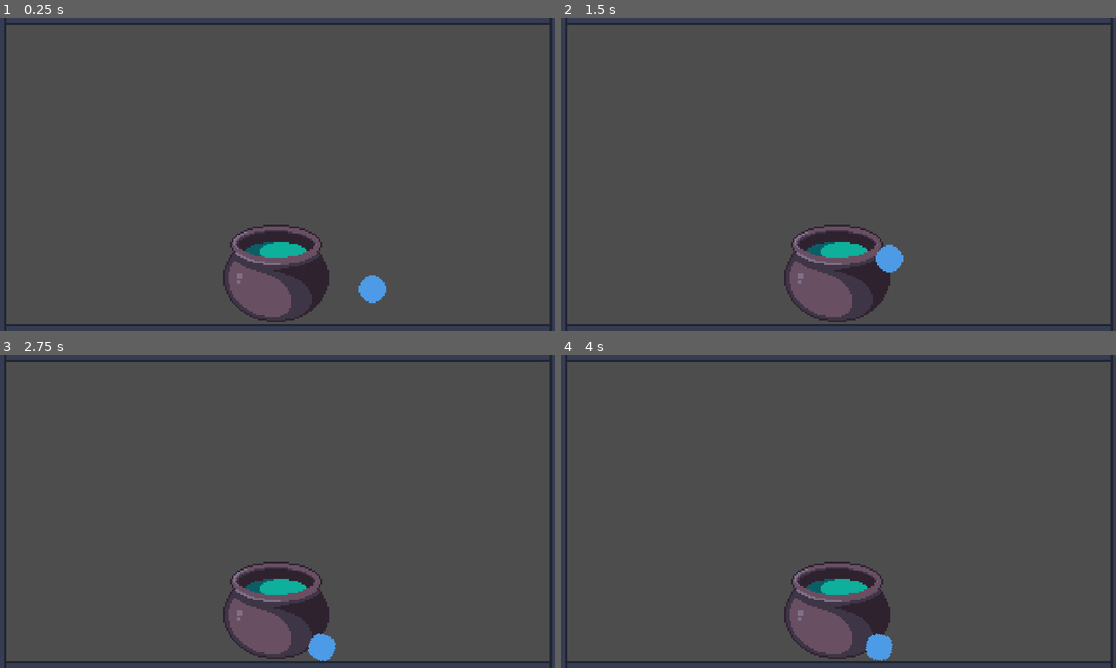
Above: before the commit, frames 1-4 (two rows, left to right).
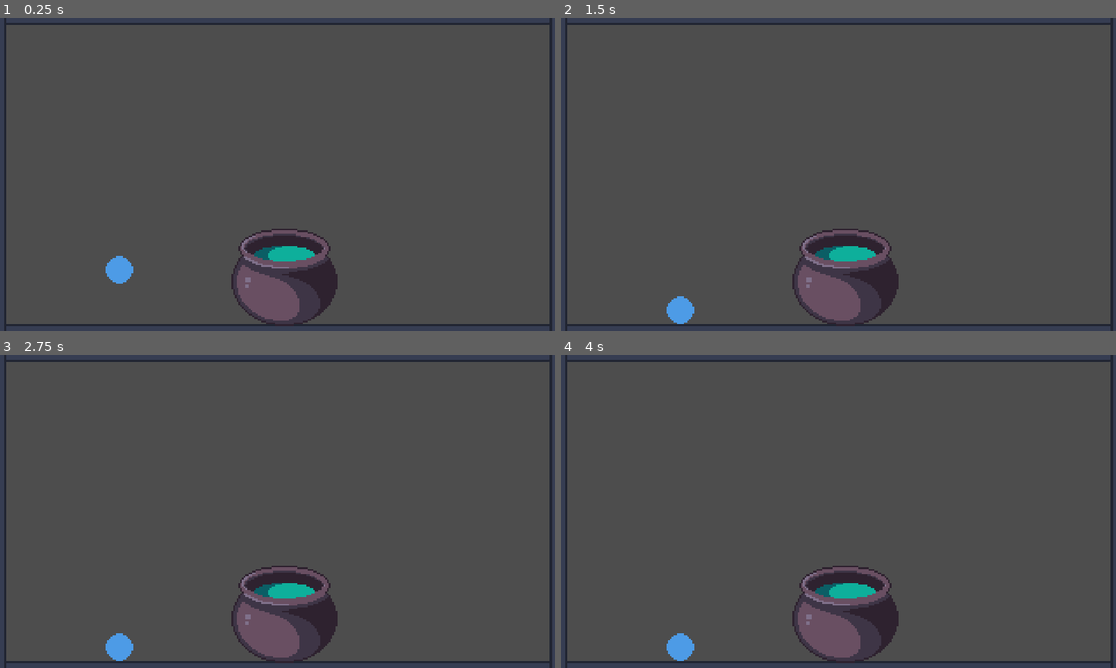
Above: after the commit, the same moments.

Repository: HuskyGameDev/2024s-team3
Game: Godot game, scene res://Levels/Main.tscn
The game is run twice, just before and just after one commit, with the same random seed, the same clock (stepped at 60 frames per second) and the same inputs. The engine's default icon, where the game draws it, is replaced by a stand-in: a white triangle on a blue panel in a dark square.
Inputs (mouse positions are in pixels of both pictures, inside the frame that each line leads up to):
- Up to frame 1 (0.25 s): no input
- Up to frame 2 (1.5 s): drag from (932, 309) to (894, 105) at 0.52 s; drag from (727, 190) to (810, 237) at 1.27 s
- Up to frame 3 (2.75 s): tap Enter at 2 s; move the mouse to (333, 442) at 2.02 s; click (333, 442) at 2.1 s
- Up to frame 4 (4 s): tap Space at 2.75 s; drag from (810, 574) to (672, 464) at 2.77 s; tap Enter at 3.5 s; move the mouse to (1005, 558) at 3.52 s; click (1005, 558) at 3.6 s

The runs differ from the first frame. In frame 1, 2.7% of the frame differs, in the area x 19-70%, y 66-98%; in frame 2, 2.5%; in frame 3, 2.6%; in frame 4, 2.6%.

Commit message:
put ingredients into cauldron

Diff:
--- a/Levels/Main.tscn
+++ b/Levels/Main.tscn
@@ -1,8 +1,8 @@
 [gd_scene load_steps=6 format=3 uid="uid://pvvnkdn6u7y5"]
 
 [ext_resource type="Texture2D" uid="uid://c1na8wlk3ld7h" path="res://Assets/Sprites/icon.svg" id="3_hxi6g"]
-[ext_resource type="Texture2D" uid="uid://1cavnjgart7f" path="res://Assets/Sprites/Cauldron Test 320x180.png" id="3_w1jpk"]
-[ext_resource type="PackedScene" uid="uid://dv8sysvwkgfoq" path="res://Objects/DraggableObject.tscn" id="4_rgbcw"]
+[ext_resource type="PackedScene" uid="uid://cjjarcohy2vqe" path="res://Objects/Stations/Cauldron.tscn" id="3_linin"]
+[ext_resource type="PackedScene" uid="uid://6acoxw3otoc3" path="res://Objects/Ingredients/IngredientBase.tscn" id="4_2mp38"]
 
 [sub_resource type="GDScript" id="GDScript_jaq21"]
 script/source = "extends Node2D
@@ -70,10 +70,10 @@
 position = Vector2(-115.5, -10.25)
 shape = SubResource("RectangleShape2D_1aqou")
 
-[node name="Sprite2D" type="Sprite2D" parent="."]
-position = Vector2(965, 857)
+[node name="Cauldron" parent="." instance=ExtResource("3_linin")]
+position = Vector2(994, 871)
 scale = Vector2(6, 6)
-texture = ExtResource("3_w1jpk")
 
-[node name="Draggable Object" parent="." instance=ExtResource("4_rgbcw")]
-position = Vector2(1289, 776)
+[node name="Ingredient" parent="." instance=ExtResource("4_2mp38")]
+position = Vector2(419, 711)
+id = 10
--- a/Objects/DraggableObject.tscn
+++ b/Objects/DraggableObject.tscn
@@ -8,17 +8,17 @@
 [sub_resource type="CircleShape2D" id="CircleShape2D_wjw1p"]
 radius = 8.0
 
-[node name="Draggable Object" type="RigidBody2D" groups=["pickable"]]
+[node name="DraggableObject" type="RigidBody2D" groups=["pickable"]]
 input_pickable = true
 physics_material_override = SubResource("PhysicsMaterial_xvb2h")
 gravity_scale = 5.513
 script = ExtResource("1_y7la7")
 
-[node name="Sprite2D" type="Sprite2D" parent="."]
+[node name="Sprite" type="Sprite2D" parent="."]
 scale = Vector2(6, 6)
 texture = ExtResource("2_pp4sf")
 
-[node name="CollisionShape2D" type="CollisionShape2D" parent="."]
+[node name="Collider" type="CollisionShape2D" parent="."]
 position = Vector2(0, 3)
 scale = Vector2(6, 6)
 shape = SubResource("CircleShape2D_wjw1p")
--- a/Objects/Ingredients/Ingredient1.tres
+++ /dev/null
@@ -1,10 +0,0 @@
-[gd_resource type="Resource" script_class="Ingredient" load_steps=2 format=3 uid="uid://rcbljv4jb11w"]
-
-[ext_resource type="Script" path="res://Objects/Ingredients/ingredient.gd" id="1_00v46"]
-
-[resource]
-script = ExtResource("1_00v46")
-name = "Ingredient1"
-recipe = Array[Resource]([])
-type = "Material"
-description = "The first ingredient"
--- a/Objects/Ingredients/Ingredient2.tres
+++ /dev/null
@@ -1,10 +0,0 @@
-[gd_resource type="Resource" script_class="Ingredient" load_steps=2 format=3 uid="uid://dswdwryf8mllw"]
-
-[ext_resource type="Script" path="res://Objects/Ingredients/ingredient.gd" id="1_2vm8g"]
-
-[resource]
-script = ExtResource("1_2vm8g")
-name = "Ingredient 2"
-recipe = Array[Resource]([])
-type = "Material"
-description = "The second ingredient"
--- /dev/null
+++ b/Objects/Ingredients/IngredientBase.tscn
@@ -0,0 +1,12 @@
+[gd_scene load_steps=3 format=3 uid="uid://6acoxw3otoc3"]
+
+[ext_resource type="PackedScene" uid="uid://dv8sysvwkgfoq" path="res://Objects/DraggableObject.tscn" id="1_ej0v7"]
+[ext_resource type="Script" path="res://Objects/Ingredients/ingredient_info.gd" id="3_nv0cd"]
+
+[node name="IngredientBase" type="Node2D"]
+script = ExtResource("3_nv0cd")
+
+[node name="DraggableObject" parent="." instance=ExtResource("1_ej0v7")]
+position = Vector2(-4, -1)
+
+[connection signal="ready" from="DraggableObject" to="." method="_on_draggable_object_ready"]
--- a/Objects/Ingredients/ingredient.gd
+++ /dev/null
@@ -1,12 +0,0 @@
-extends Resource
-class_name Ingredient
-
-@export var icon: Texture2D
-@export var name: String
-
-@export var recipe: Array[Ingredient]
-
-@export_enum("Potion","Material")
-var type = "Material"
-
-@export_multiline var description: String
--- /dev/null
+++ b/Objects/Ingredients/ingredient_info.gd
@@ -0,0 +1,9 @@
+extends Node
+
+@export var id: int
+@export var ingredientName: String
+@export var image: Texture2D
+@export_multiline var description: String
+
+func _on_draggable_object_ready():
+	$"DraggableObject".set_meta("ingredient", self)
--- a/Objects/Potions/Potion1.tres
+++ /dev/null
@@ -1,12 +0,0 @@
-[gd_resource type="Resource" script_class="Ingredient" load_steps=4 format=3 uid="uid://b7e2iw1ltetfw"]
-
-[ext_resource type="Resource" uid="uid://rcbljv4jb11w" path="res://Objects/Ingredients/Ingredient1.tres" id="1_hfm7b"]
-[ext_resource type="Resource" uid="uid://dswdwryf8mllw" path="res://Objects/Ingredients/Ingredient2.tres" id="2_ljybx"]
-[ext_resource type="Script" path="res://Objects/Ingredients/ingredient.gd" id="3_48stu"]
-
-[resource]
-script = ExtResource("3_48stu")
-name = "Potion 1"
-recipe = Array[Resource]([ExtResource("1_hfm7b"), ExtResource("2_ljybx")])
-type = "Potion"
-description = "The first potion"
--- /dev/null
+++ b/Objects/Stations/Cauldron.tscn
@@ -0,0 +1,22 @@
+[gd_scene load_steps=4 format=3 uid="uid://cjjarcohy2vqe"]
+
+[ext_resource type="Script" path="res://Objects/Stations/cauldron.gd" id="1_ygt0y"]
+[ext_resource type="Texture2D" uid="uid://1cavnjgart7f" path="res://Assets/Sprites/Cauldron Test 320x180.png" id="2_srlk7"]
+
+[sub_resource type="CircleShape2D" id="CircleShape2D_mt4na"]
+radius = 30.0
+
+[node name="Cauldron" type="Node2D"]
+script = ExtResource("1_ygt0y")
+
+[node name="Sprite2D" type="Sprite2D" parent="."]
+texture = ExtResource("2_srlk7")
+
+[node name="Area2D" type="Area2D" parent="."]
+
+[node name="CollisionShape2D" type="CollisionShape2D" parent="Area2D"]
+position = Vector2(-1, 3)
+rotation = -1.57079
+shape = SubResource("CircleShape2D_mt4na")
+
+[connection signal="body_entered" from="Area2D" to="." method="_on_body_enter_cauldron"]
--- /dev/null
+++ b/Objects/Stations/cauldron.gd
@@ -0,0 +1,14 @@
+extends Node2D
+
+var currentIngredients: Array[int] = []
+
+
+func _on_body_enter_cauldron(body):
+	if body.has_meta("ingredient"):
+		var addedIngredient = body.get_meta("ingredient")
+		body.queue_free()
+		currentIngredients.push_back(addedIngredient.id)
+
+
+func check_potion_made():
+	pass
--- a/Objects/draggable.gd
+++ b/Objects/draggable.gd
@@ -2,7 +2,7 @@
 
 var beingHeld = false
 
-func _on_input_event(viewport, event, shape_idx):
+func _on_input_event(_viewport, _event, _shape_idx):
 	if Input.is_action_just_pressed("click"):
 		beingHeld = true
 		freeze = true
@@ -12,7 +12,7 @@
 		self.apply_central_impulse((Input.get_last_mouse_velocity()/2))
 
 
-func _physics_process(delta):
+func _physics_process(_delta):
 	if beingHeld:
 		global_transform.origin = get_global_mouse_position()
 
